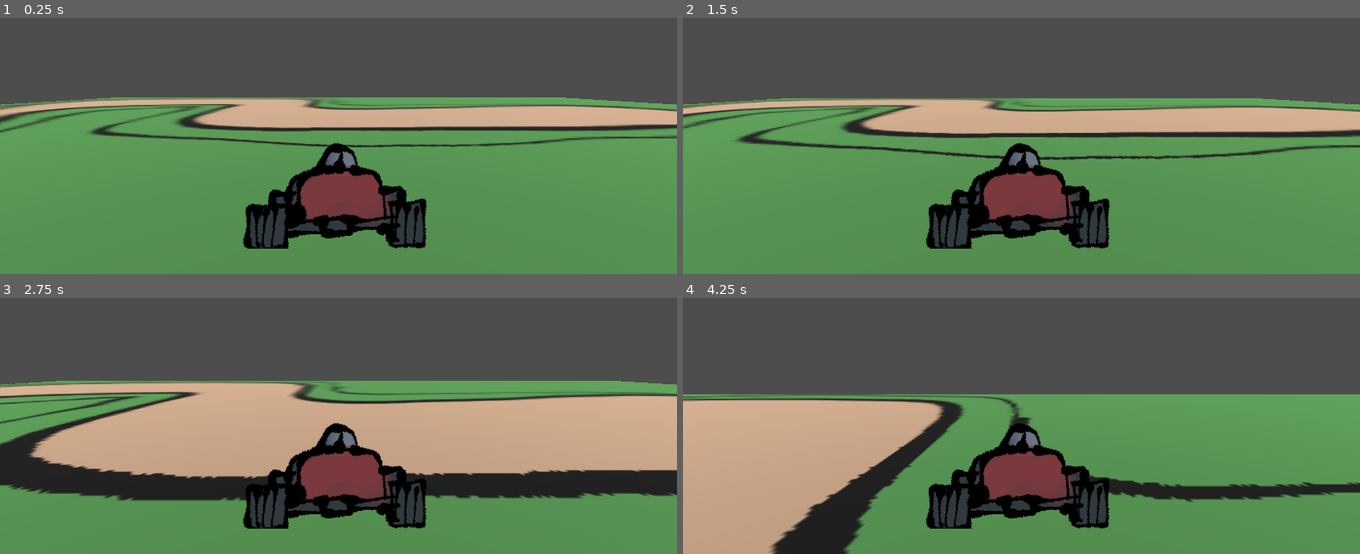
Above: before the commit, frames 1-4 (two rows, left to right).
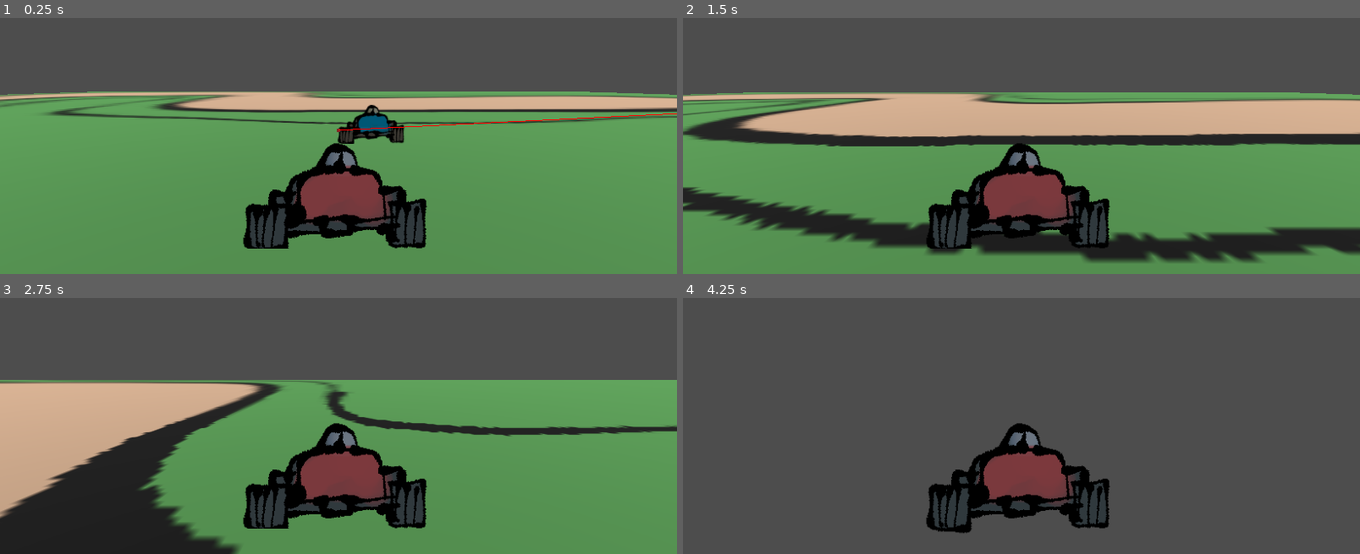
Above: after the commit, the same moments.

Repository: eumsmo/projeto-ler
Game: Godot game, scene res://jogo.tscn
Two runs of this game, one before a commit and one after it. Both use one fixed random seed, a clock stepped at 60 frames per second and the inputs below.
Inputs:
- Up to frame 1 (0.25 s): no input
- Up to frame 2 (1.5 s): hold W (cima) from 0.53 s (still down)
- Up to frame 3 (2.75 s): keep holding W (cima)
- Up to frame 4 (4.25 s): keep holding W (cima)

The runs differ from the first frame. In frame 1, 14% of the frame differs, in the area x 0-100%, y 28-51%; in frame 2, 22%; in frame 3, 40%; in frame 4, 55%, in the area x 0-100%, y 37-100%.

Commit message:
🏎️ Movimento e base de "inimigo"

Diff:
--- /dev/null
+++ b/jogo-corrida/cenas/inimigo.gd
@@ -0,0 +1,35 @@
+extends CharacterBody3D
+
+@export var idx:= 0
+var target : Vector3
+
+@export var point_radius := 1.0
+@export var velocidade := 1.0
+
+@export_category("Referências")
+@export var caminho: Path3D
+@export var navegacao: NavigationAgent3D
+
+const SPEED = 5.0
+
+
+func _ready() -> void:
+	ir_para(idx)
+
+func ir_para(index: int):
+	idx = index
+	target = caminho.curve.get_point_position(idx)
+	navegacao.target_position = target
+
+func _physics_process(delta: float) -> void:
+	var dist = position.distance_to(target)
+	if dist <= point_radius:
+		ir_para((idx+1) % caminho.curve.point_count)
+
+
+	var dest = navegacao.get_next_path_position()
+	var local_dest = dest - global_position
+	var dir = local_dest.normalized()
+
+	velocity = dir * velocidade
+	move_and_slide()
--- /dev/null
+++ b/jogo-corrida/cenas/inimigo.tscn
@@ -0,0 +1,33 @@
+[gd_scene load_steps=5 format=3 uid="uid://bo7mf585dedra"]
+
+[ext_resource type="Texture2D" uid="uid://cn8qwragr2wbb" path="res://imagens/Enemy.png" id="1_o3k7d"]
+[ext_resource type="Script" path="res://cenas/inimigo.gd" id="1_yv08l"]
+
+[sub_resource type="BoxShape3D" id="BoxShape3D_myps5"]
+size = Vector3(1, 1.25, 1)
+
+[sub_resource type="BoxShape3D" id="BoxShape3D_8wx7o"]
+size = Vector3(1, 1.25, 1)
+
+[node name="Inimigo" type="CharacterBody3D" node_paths=PackedStringArray("navegacao")]
+transform = Transform3D(1, 0, 0, 0, 1, 0, 0, 0, 1, 0, 0, 5)
+script = ExtResource("1_yv08l")
+velocidade = 5.0
+navegacao = NodePath("NavigationAgent3D")
+
+[node name="CollisionShape3D" type="CollisionShape3D" parent="."]
+transform = Transform3D(1, 0, 0, 0, 1, 0, 0, 0, 1, 0, 0.628, 0)
+shape = SubResource("BoxShape3D_myps5")
+
+[node name="Image" type="Sprite3D" parent="."]
+transform = Transform3D(1, 0, 0, 0, 1, 0, 0, 0, 1, 0, 1, 0)
+billboard = 1
+texture = ExtResource("1_o3k7d")
+
+[node name="NavigationAgent3D" type="NavigationAgent3D" parent="."]
+avoidance_enabled = true
+debug_enabled = true
+
+[node name="CollisionShape3D2" type="CollisionShape3D" parent="."]
+transform = Transform3D(1, 0, 0, 0, 1, 0, 0, 0, 1, 0, 0.628472, 0)
+shape = SubResource("BoxShape3D_8wx7o")
--- a/jogo-corrida/cenas/jogador.gd
+++ b/jogo-corrida/cenas/jogador.gd
@@ -10,9 +10,9 @@
 @export_group("Aceleração")
 @export var acc : float = 0.0 #Initial Value
 @export var max_acc : float = 4.0
-@export var acc_power : float = 0.75 #Incremental Value
+@export var acc_power : float = 5.5 #Incremental Value
 
-@export var acc_rot := 0.5
+@export var acc_rot := 12.0
 @export var max_vel_rot := 3.0
 var rotacao_vel := 0.0
 
@@ -61,18 +61,12 @@
 
 
 	acc -= acc_power * delta * 0.25
-
 	acc = clamp(acc, 0, max_acc)
 
-	print("acc: " + str(acc))
-
 	var move_direction := Vector3.ZERO
-
-	rotacao_vel += acc_rot * curva
+	rotacao_vel += acc_rot * curva * delta
+	rotacao_vel -= sign(rotacao_vel) * acc_rot/2 * delta
 	rotacao_vel = clamp(abs(rotacao_vel), 0, max_vel_rot) * sign(rotacao_vel)
-
-	if curva == 0:
-		rotacao_vel = 0
 
 	rotate(Vector3.UP, (acc/max_acc) * rotacao_vel * delta)
 
--- a/jogo-corrida/cenas/jogador.tscn
+++ b/jogo-corrida/cenas/jogador.tscn
@@ -4,7 +4,7 @@
 [ext_resource type="Texture2D" uid="uid://dv1r3njmcte1y" path="res://imagens/Car.png" id="1_k65n1"]
 
 [sub_resource type="BoxShape3D" id="BoxShape3D_myps5"]
-size = Vector3(2.25, 1.25, 1)
+size = Vector3(1, 1.25, 1)
 
 [node name="Jogador" type="CharacterBody3D"]
 script = ExtResource("1_g0ixg")
@@ -22,3 +22,9 @@
 
 [node name="Camera3D" type="Camera3D" parent="CameraPivot"]
 transform = Transform3D(-1, 0, -8.74228e-08, 0, 1, 0, 8.74228e-08, 0, -1, 0, 2, -3)
+
+[node name="NavigationObstacle3D" type="NavigationObstacle3D" parent="."]
+transform = Transform3D(1, 0, 0, 0, 1, 0, 0, 0, 1, 0, 0.5, 0)
+radius = 1.17
+height = 1.25
+affect_navigation_mesh = true
--- a/jogo-corrida/jogo.tscn
+++ b/jogo-corrida/jogo.tscn
@@ -1,10 +1,15 @@
-[gd_scene load_steps=6 format=3 uid="uid://bu3sxctls1klj"]
+[gd_scene load_steps=9 format=3 uid="uid://bu3sxctls1klj"]
 
 [ext_resource type="Texture2D" uid="uid://f6pgbkienh4" path="res://imagens/Track2D.png" id="1_738ye"]
 [ext_resource type="PackedScene" uid="uid://cr3ir5vn3ckhq" path="res://cenas/jogador.tscn" id="1_f20cq"]
+[ext_resource type="PackedScene" uid="uid://bo7mf585dedra" path="res://cenas/inimigo.tscn" id="4_imf7c"]
+
+[sub_resource type="NavigationMesh" id="NavigationMesh_7vs0r"]
+vertices = PackedVector3Array(-62, 0.5, -62, -62, 0.5, 62, 62, 0.5, 62, 62, 0.5, -62)
+polygons = [PackedInt32Array(3, 2, 0), PackedInt32Array(0, 2, 1)]
 
 [sub_resource type="PlaneMesh" id="PlaneMesh_agd8h"]
-size = Vector2(65, 65)
+size = Vector2(125, 125)
 subdivide_width = 4
 subdivide_depth = 4
 
@@ -12,7 +17,14 @@
 albedo_texture = ExtResource("1_738ye")
 
 [sub_resource type="BoxShape3D" id="BoxShape3D_liv4b"]
-size = Vector3(65, 1, 65)
+size = Vector3(125, 1, 125)
+
+[sub_resource type="Curve3D" id="Curve3D_xogys"]
+_data = {
+"points": PackedVector3Array(0, 0, 0, 0, 0, 0, -43.305, 0, 16.385, 0, 0, 0, 0, 0, 0, -31.72, 0, 26.915, 0, 0, 0, 0, 0, 0, 6.24, 0, 30.76, 0, 0, 0, 0, 0, 0, 28.575, 0, 50.01, 0, 0, 0, 0, 0, 0, 48.035, 0, 30.71, 0, 0, 0, 0, 0, 0, 30.15, 0, 0, 0, 0, 0, 0, 0, 0, 37.65, 0, -46.105, 0, 0, 0, 0, 0, 0, -8.235, 0, -43.225, 0, 0, 0, 0, 0, 0, -36.725, 0, -14.545),
+"tilts": PackedFloat32Array(0, 0, 0, 0, 0, 0, 0, 0, 0)
+}
+point_count = 9
 
 [node name="Jogo" type="Node3D"]
 
@@ -22,17 +34,29 @@
 offset_right = 1280.0
 offset_bottom = 720.0
 
-[node name="Terreno" type="MeshInstance3D" parent="."]
+[node name="Pista" type="Node3D" parent="."]
+
+[node name="NavigationRegion3D" type="NavigationRegion3D" parent="Pista"]
+navigation_mesh = SubResource("NavigationMesh_7vs0r")
+
+[node name="Terreno" type="MeshInstance3D" parent="Pista/NavigationRegion3D"]
 mesh = SubResource("PlaneMesh_agd8h")
+skeleton = NodePath("../../..")
 surface_material_override/0 = SubResource("StandardMaterial3D_as4k6")
 
-[node name="StaticBody3D" type="StaticBody3D" parent="Terreno"]
+[node name="StaticBody3D" type="StaticBody3D" parent="Pista/NavigationRegion3D/Terreno"]
 
-[node name="CollisionShape3D" type="CollisionShape3D" parent="Terreno/StaticBody3D"]
+[node name="CollisionShape3D" type="CollisionShape3D" parent="Pista/NavigationRegion3D/Terreno/StaticBody3D"]
 transform = Transform3D(1, 0, 0, 0, 1, 0, 0, 0, 1, 0, -0.5, 0)
 shape = SubResource("BoxShape3D_liv4b")
+
+[node name="Path3D" type="Path3D" parent="Pista"]
+curve = SubResource("Curve3D_xogys")
 
 [node name="Jogador" parent="." instance=ExtResource("1_f20cq")]
 
 [node name="DirectionalLight3D" type="DirectionalLight3D" parent="."]
 transform = Transform3D(1, 0, 0, 0, 0.0922837, 0.995733, 0, -0.995733, 0.0922837, 0, 13, 0)
+
+[node name="Inimigo" parent="." node_paths=PackedStringArray("caminho") instance=ExtResource("4_imf7c")]
+caminho = NodePath("../Pista/Path3D")
--- /dev/null
+++ b/jogo-corrida/scripts/caminho.gd
@@ -0,0 +1,11 @@
+class_name Caminho
+extends Node3D
+
+func pegar_proximo(ponto: Marker3D) -> Marker3D:
+	var idx = ponto.get_index()
+	if idx >= get_child_count():
+		idx = 0
+	else:
+		idx += 1
+
+	return get_children()[idx]
Binary file added: jogo-corrida/imagens/Enemy.png
Not shown, added: jogo-corrida/imagens/Enemy.png.import
